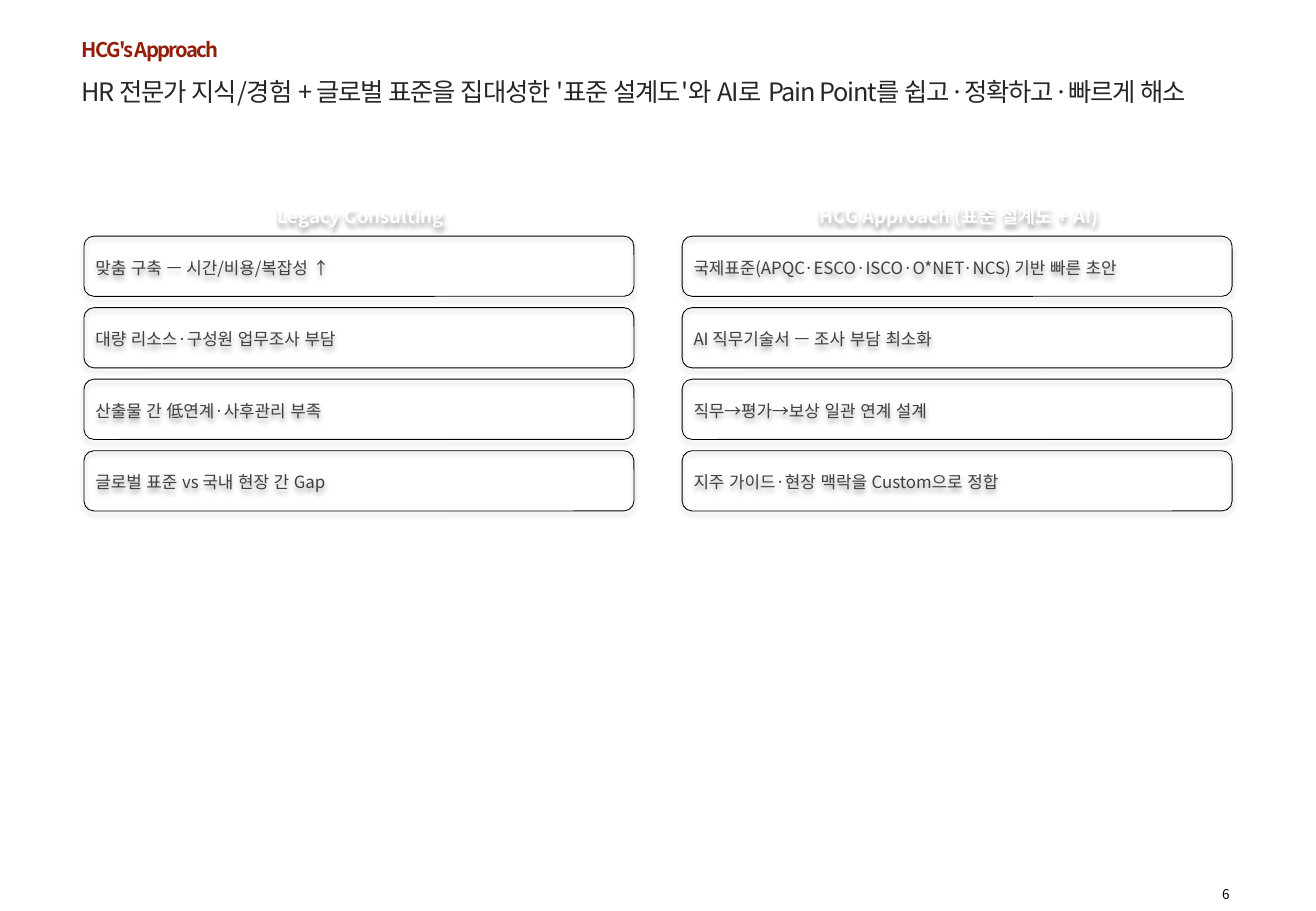
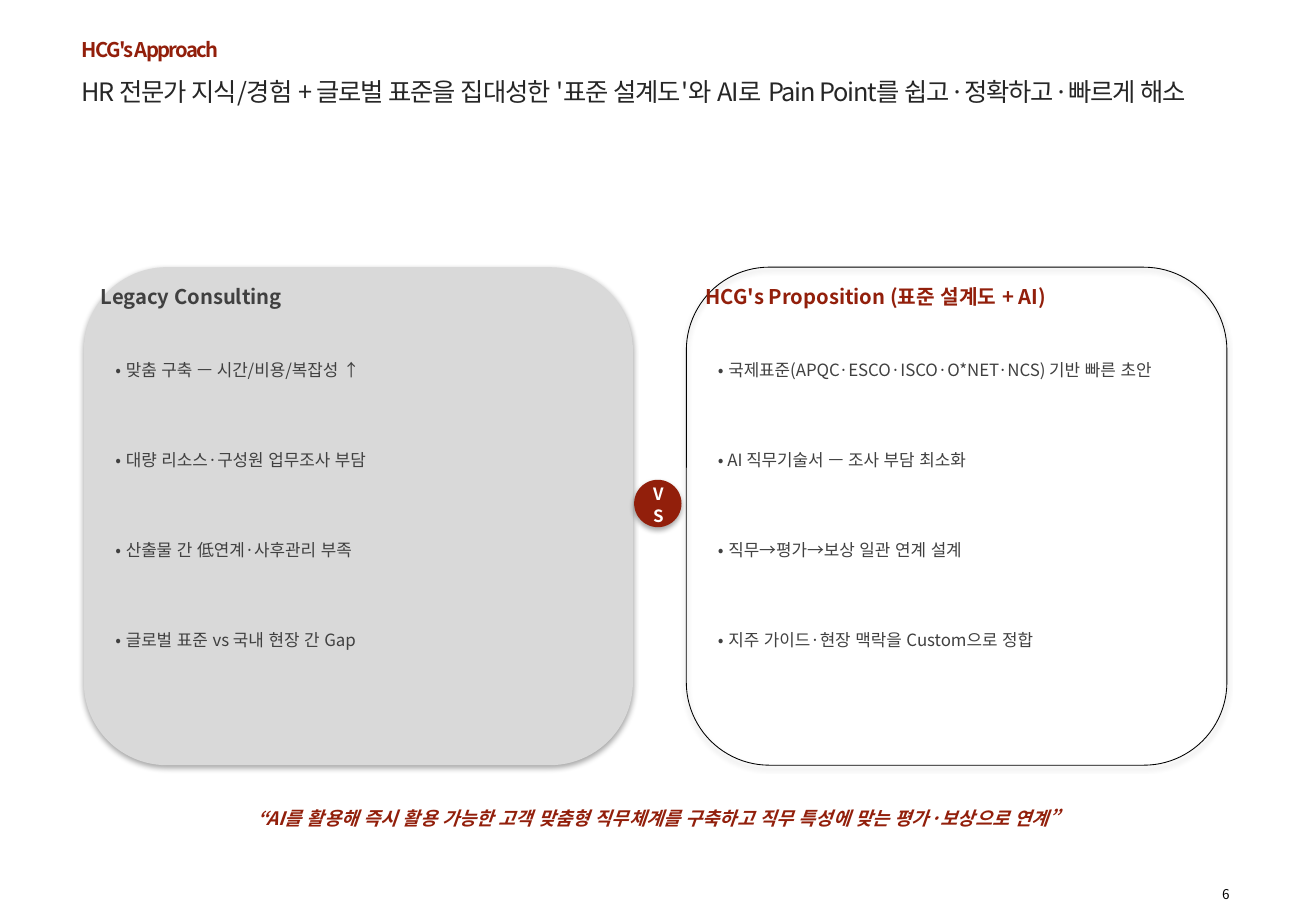
Before and after one commit to 0101-commits/ppt-skill, a slide deck: slide 7 of HCG_롯데케미칼_직무기반HR_제안서_Draft.pptx. Drawn at 1316x911 pixels with LibreOffice and Linux fonts; fonts in the diff are those of the drawing; background and template pictures are left out. Boxes give left, top, right and bottom in pixels: in the first picture for what was removed or moved away, otherwise in the second. Text is boxed around its words. In the diff, an @@ line names an element or a change of style, - is before the commit and + after.

Commit message:
feat: auto_ppt 고급 도식 헬퍼 8종 구현 + 롯데케미칼 Draft 재생성
- add_header_bar/label_tag/connector_badge/vs_badge/example_badge/insight_quote
- build_overview_3col/diff_matrix/pain_point_categorized/approach_vs
- add_item fill 버그 수정(no_border 시 fill 유실)
- lotte_chemical_ppt: Pain Point 카테고리·Approach VS·3col Overview·직군 매트릭스·보상 4P 적용

```diff
--- a/HCG_롯데케미칼_직무기반HR_제안서_Draft.pptx
+++ b/HCG_롯데케미칼_직무기반HR_제안서_Draft.pptx
@@ rounded rectangle added at (84, 267, 633, 766), fill #D9D9D9 @@
@@ rounded rectangle added at (687, 267, 1227, 766), outline #000000 0.5 pt @@
@@ text "Legacy Consulting": place and size @@
-text "Legacy Consulting" at (84, 196, 634, 236)
+text "Legacy Consulting" at (101, 288, 282, 309)
@@ text "Legacy Consulting" at (101, 288, 282, 309): size 11 to 12 pt, text colour #FFFFFF to #404040; alignment centre to left; vertical alignment middle to top @@
@@ text "HCG's Proposition (표준 설계도 + ...": place and size @@
-text "HCG's Proposition (표준 설계도 + ..." at (683, 196, 1233, 236)
+text "HCG's Proposition (표준 설계도 + ..." at (706, 283, 1046, 309)
@@ text "HCG's Proposition (표준 설계도 + ..." at (706, 283, 1046, 309): vertical alignment middle to top @@
@@ text at (706, 283, 1046, 309): text changed; size 11 to 12 pt; text colour #FFFFFF to #921F0B @@
-HCG Approach (표준 설계도 + AI)
+HCG's Proposition (표준 설계도 + AI)
@@ text "• 맞춤 구축 — 시간/비용/복잡성 ...": place and size @@
-text "• 맞춤 구축 — 시간/비용/복잡성 ..." at (84, 236, 634, 296)
+text "• 맞춤 구축 — 시간/비용/복잡성 ..." at (126, 362, 338, 379)
@@ text "• 국제표준(APQC·ESCO·ISCO·O*NET·NCS) 기반 빠른 초안": place and size @@
-text "• 국제표준(APQC·ESCO·ISCO·O*NET·NCS) 기반 빠른 초안" at (683, 236, 1233, 296)
+text "• 국제표준(APQC·ESCO·ISCO·O*NET·NCS) 기반 빠른 초안" at (728, 362, 1152, 379)
@@ text at (126, 362, 338, 379): text changed @@
-맞춤 구축 — 시간/비용/복잡성 ↑
+• 맞춤 구축 — 시간/비용/복잡성 ↑
@@ text at (728, 362, 1152, 379): text changed @@
-국제표준(APQC·ESCO·ISCO·O*NET·NCS) 기반 빠른 초안
+• 국제표준(APQC·ESCO·ISCO·O*NET·NCS) 기반 빠른 초안
@@ text "• 대량 리소스·구성원 업무조사 부담": place and size @@
-text "• 대량 리소스·구성원 업무조사 부담" at (84, 307, 634, 368)
+text "• 대량 리소스·구성원 업무조사 부담" at (126, 452, 366, 468)
@@ text "• AI 직무기술서 — 조사 ...": place and size @@
-text "• AI 직무기술서 — 조사 ..." at (683, 307, 1233, 368)
+text "• AI 직무기술서 — 조사 ..." at (727, 452, 965, 468)
@@ text at (126, 452, 366, 468): text changed @@
-대량 리소스·구성원 업무조사 부담
+• 대량 리소스·구성원 업무조사 부담
@@ text at (727, 452, 965, 468): text changed @@
-AI 직무기술서 — 조사 부담 최소화
+• AI 직무기술서 — 조사 부담 최소화
@@ ellipse added at (634, 480, 682, 527), fill #921F0B, 10 pt, text #FFFFFF, bold @@
+VS
@@ text "• 산출물 간 低연계·사후관리 부족": place and size @@
-text "• 산출물 간 低연계·사후관리 부족" at (84, 379, 634, 440)
+text "• 산출물 간 低연계·사후관리 부족" at (126, 542, 352, 558)
@@ text "• 직무→평가→보상 일관 연계 설계": place and size @@
-text "• 직무→평가→보상 일관 연계 설계" at (683, 379, 1233, 440)
+text "• 직무→평가→보상 일관 연계 설계" at (728, 542, 962, 558)
@@ text at (126, 542, 352, 558): text changed @@
-산출물 간 低연계·사후관리 부족
+• 산출물 간 低연계·사후관리 부족
@@ text at (728, 542, 962, 558): text changed @@
-직무→평가→보상 일관 연계 설계
+• 직무→평가→보상 일관 연계 설계
@@ text "• 글로벌 표준 vs 국내 ...": place and size @@
-text "• 글로벌 표준 vs 국내 ..." at (84, 451, 634, 512)
+text "• 글로벌 표준 vs 국내 ..." at (126, 632, 355, 650)
@@ vertical alignment middle to top; outline #000000 0.5 pt to none; shadow off in 8 elements at (126, 362, 338, 379), (728, 362, 1152, 379), (126, 452, 366, 468), (727, 452, 965, 468), (126, 542, 352, 558), (728, 542, 962, 558), (126, 632, 355, 650), (728, 632, 1033, 648) @@
@@ text "• 지주 가이드·현장 맥락을 Custom으로 ...": place and size @@
-text "• 지주 가이드·현장 맥락을 Custom으로 ..." at (683, 451, 1233, 512)
+text "• 지주 가이드·현장 맥락을 Custom으로 ..." at (728, 632, 1033, 648)
@@ text at (126, 632, 355, 650): text changed @@
-글로벌 표준 vs 국내 현장 간 Gap
+• 글로벌 표준 vs 국내 현장 간 Gap
@@ text at (728, 632, 1033, 648): text changed @@
-지주 가이드·현장 맥락을 Custom으로 정합
+• 지주 가이드·현장 맥락을 Custom으로 정합
@@ text added at (257, 808, 1060, 827), 11 pt, text #921F0B, bold, italic @@
+“AI를 활용해 즉시 활용 가능한 고객 맞춤형 직무체계를 구축하고 직무 특성에 맞는 평가·보상으로 연계”
```
Also in this commit, not shown: 13 other slides changed, 2 slides added, 2 slides removed, 2 other files.
